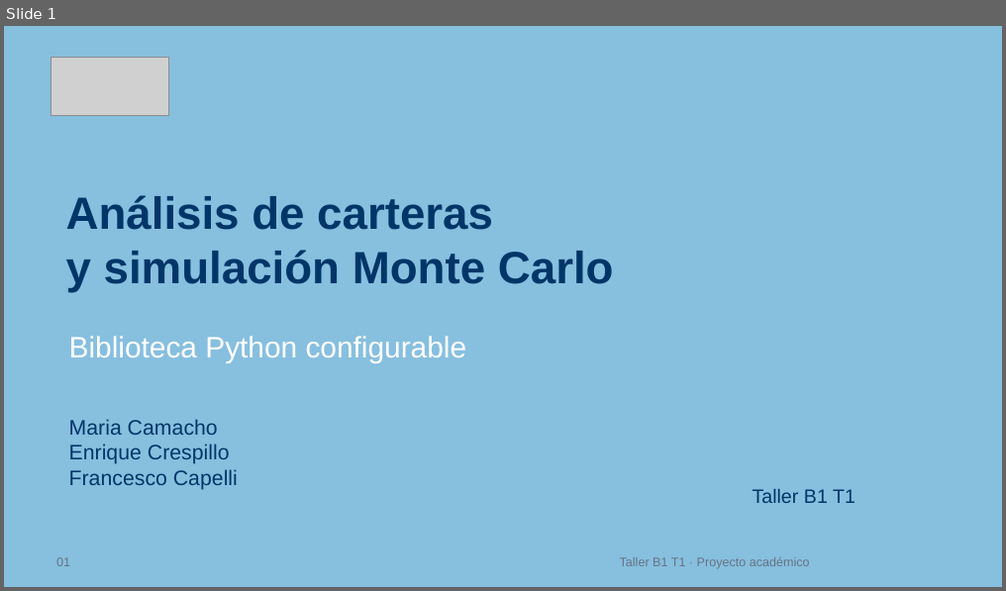
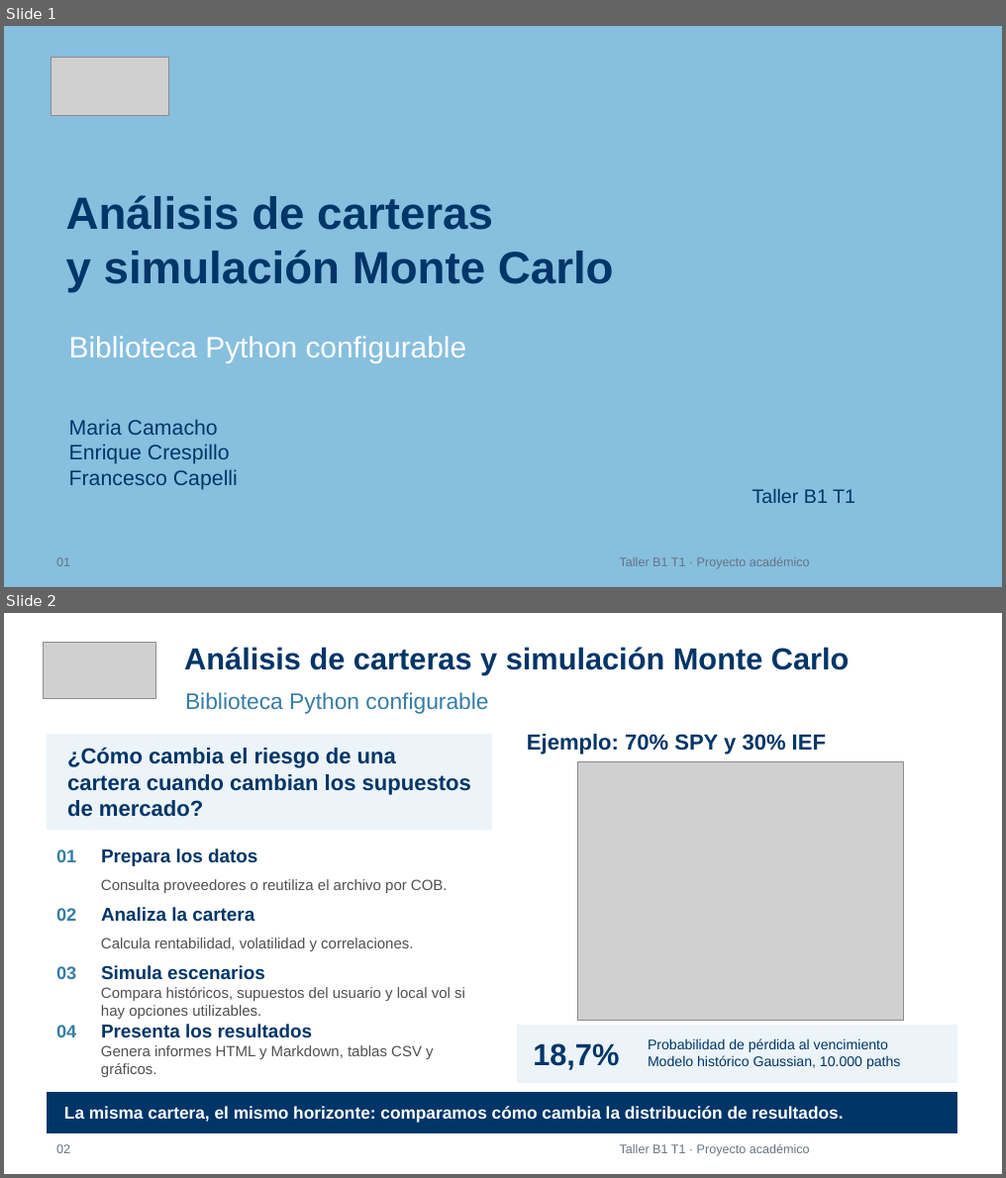
Before and after one commit to francescocpl91/BME_Workshop1, a slide deck: presentacion/BME_Taller1_propuesta_13_diapositivas.pptx. Shown one above the other, each under a label of ours: slide 1 before the commit, slides 1 and 2 after it. The pictures are 1006x591 and 1006x1178 pixels, drawn with LibreOffice and Linux fonts; fonts in the diff are those of the drawing; grey boxes stand for pictures. Boxes give left, top, right and bottom in pixels: in the first picture for what was removed or moved away, otherwise in the second. Text is boxed around its words. In the diff, an @@ line names an element or a change of style, - is before the commit and + after.

```diff
--- a/presentacion/BME_Taller1_propuesta_13_diapositivas.pptx
+++ b/presentacion/BME_Taller1_propuesta_13_diapositivas.pptx
@@ slide 2 added at (4, 613, 1002, 1174), background #FFFFFF @@
@@ picture added at (43, 642, 156, 699) @@
@@ text added at (184, 647, 849, 675), 29.2 pt, text #003568, bold @@
+Análisis de carteras y simulación Monte Carlo
@@ text added at (185, 692, 488, 714), 21.8 pt, text #357DA7 @@
+Biblioteca Python configurable
@@ rectangle added at (47, 735, 491, 829), fill #ECF4F9, outline #ECF4F9 0 pt @@
@@ text added at (67, 747, 471, 817), 21 pt, text #003568, bold @@
+¿Cómo cambia el riesgo de una cartera cuando cambian los supuestos de mercado?
@@ text added at (527, 734, 826, 755), 21 pt, text #003568, bold @@
+Ejemplo: 70% SPY y 30% IEF
@@ picture added at (577, 761, 904, 1021) @@
@@ text added at (56, 850, 76, 862), 17.2 pt, text #357DA7, bold @@
+01
@@ text added at (101, 849, 257, 866), 18 pt, text #003568, bold @@
+Prepara los datos
@@ text added at (101, 879, 448, 893), 14.2 pt, text #505050 @@
+Consulta proveedores o reutiliza el archivo por COB.
@@ text added at (56, 908, 76, 921), 17.2 pt, text #357DA7, bold @@
+02
@@ text added at (101, 907, 254, 922), 18 pt, text #003568, bold @@
+Analiza la cartera
@@ text added at (101, 938, 413, 952), 14.2 pt, text #505050 @@
+Calcula rentabilidad, volatilidad y correlaciones.
@@ text added at (56, 966, 76, 979), 17.2 pt, text #357DA7, bold @@
+03
@@ text added at (101, 965, 265, 980), 18 pt, text #003568, bold @@
+Simula escenarios
@@ text added at (101, 987, 465, 1019), 14.2 pt, text #505050 @@
+Compara históricos, supuestos del usuario y local vol si hay opciones utilizables.
@@ text added at (56, 1025, 76, 1038), 17.2 pt, text #357DA7, bold @@
+04
@@ text added at (101, 1024, 313, 1039), 18 pt, text #003568, bold @@
+Presenta los resultados
@@ rectangle added at (517, 1026, 957, 1083), fill #ECF4F9, outline #ECF4F9 0 pt @@
@@ text added at (101, 1046, 434, 1077), 14.2 pt, text #505050 @@
+Genera informes HTML y Markdown, tablas CSV y gráficos.
@@ text added at (533, 1044, 619, 1070), 29.2 pt, text #003568, bold @@
+18,7%
@@ text added at (648, 1039, 901, 1069), 13.5 pt, text #003568 @@
+Probabilidad de pérdida al vencimiento
+Modelo histórico Gaussian, 10.000 paths
@@ rectangle added at (47, 1093, 957, 1134), fill #003568, outline #003568 0 pt @@
@@ text added at (64, 1106, 843, 1123), 16.5 pt, text #FFFFFF, bold @@
+La misma cartera, el mismo horizonte: comparamos cómo cambia la distribución de resultados.
@@ text added at (56, 1145, 70, 1154), 12 pt, text #667481 @@
+02
@@ text added at (620, 1144, 810, 1157), 12 pt, text #667481 @@
+Taller B1 T1 · Proyecto académico
```
Also in this commit, not shown: 13 slides changed, 1 other file.
